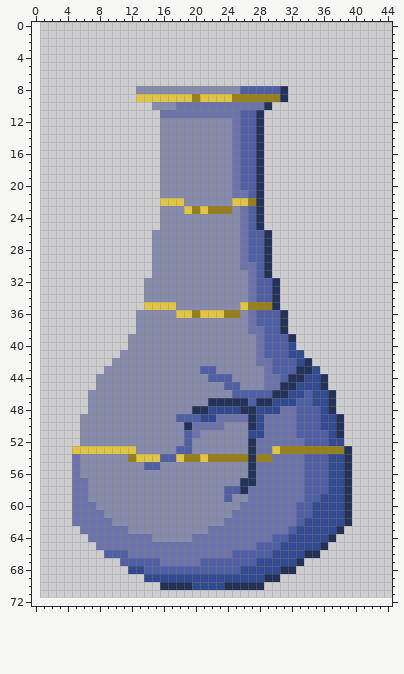
Edited in one commit: sprite sheet (Art_Assets/Vase.png). The picture above is the old version.
The file is 144x216 pixels, drawn in blocks of 3x3; one block is one cell here. The old version is drawn lined up with the new one, on the new canvas.
Once edited:
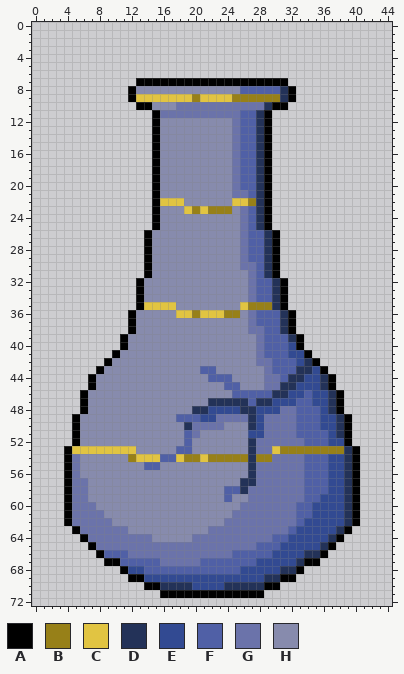
Palette (. is transparent): A #000000  B #978018  C #e1c442  D #233258  E #324a92  F #5060a6  G #6b73aa  H #878bad
The edit:
canvas 48x72 -> 45x73, the old top-left corner now at 1,0 (the part of the old canvas that was cut away was empty and is not shown)
@@ x 0..44 @@
  6 .............................................
- 7 .............................................
- 8 .............HHHHHHHHHHHHHFFFFFD.............
- 9 .............CCCCCCCBCCCCBBBBBBD.............
-10 ...............HHHGGGGGGGGGGGD...............
-11 ................GGGGGGGGGGFFD................
-12 ................HHHHHHHHHGFFD................
-13 ................HHHHHHHHHGFFD................
-14 ................HHHHHHHHHGFFD................
-15 ................HHHHHHHHHGFFD................
-16 ................HHHHHHHHHGFFD................
-17 ................HHHHHHHHHGFFD................
-18 ................HHHHHHHHHGFFD................
-19 ................HHHHHHHHHGFFD................
-20 ................HHHHHHHHHGFFD................
-21 ................HHHHHHHHHGGFD................
-22 ................CCCHHHHHHCCBD................
-23 ................HHHCBCBBBHGFD................
-24 ................HHHHHHHHHHGFD................
-25 ................HHHHHHHHHHGFD................
-26 ...............HHHHHHHHHHHGFFD...............
-27 ...............HHHHHHHHHHHGFFD...............
-28 ...............HHHHHHHHHHHGFFD...............
-29 ...............HHHHHHHHHHHGFFD...............
-30 ...............HHHHHHHHHHHGGFD...............
-31 ...............HHHHHHHHHHHHGFD...............
-32 ..............HHHHHHHHHHHHHGFFD..............
-33 ..............HHHHHHHHHHHHHGFFD..............
-34 ..............HHHHHHHHHHHHHGFFD..............
-35 ..............CCCCHHHHHHHHCBBBD..............
-36 .............HHHHHCCBCCCBBHGFFFD.............
-37 .............HHHHHHHHHHHHHHGFFFD.............
-38 .............HHHHHHHHHHHHHHGGFFD.............
-39 ............HHHHHHHHHHHHHHHHGFFFD............
-40 ............HHHHHHHHHHHHHHHHGFFFE............
-41 ...........HHHHHHHHHHHHHHHHHGFFFEE...........
-42 ..........HHHHHHHHHHHHHHHHHHGGFFFED..........
-43 .........HHHHHHHHHHHHFFHHHHHHGFFFDDE.........
-44 ........HHHHHHHHHHHHHHFFFHHHHGGFDDEED........
-45 ........HHHHHHHHHHHHHHHHFFHHHGGDDEEED........
-46 .......HHHHHHHHHHHHHHHHHHFFFFFDDEEFEED.......
-47 .......HHHHHHHHHHHHHHHDDDDDFDDEEEFFEED.......
-48 .......HHHHHHHHHHHHHDDEEEEDDEEEGGFFFED.......
-49 ......HHHHHHHHHHHHFFFEEGGGGDEGGGGFFFEED......
-50 ......HHHHHHHHHHHHHDGGGGHHHDEGGGGFFFEED......
-51 ......HHHHHHHHHHHHHFGHHHHHHEEGGGGFFFFED......
-52 ......HHHHHHHHHHHHHFHHHHHHHDGGGGGGFFFEE......
-53 .....CCCCCCCCHHHHHFFHHHHHHHDGGCBBBBBBBBD.....
-54 .....GHHHHHHBCCCFFCBBCBBBBBDBBGGGGFFFEED.....
-55 .....GHHHHHHHHFFHHHHHHHHHHHDGGGGGGFFFEED.....
-56 .....GHHHHHHHHHHHHHHHHHHHHHDGGGGGGFFFEED.....
-57 .....GGHHHHHHHHHHHHHHHHHHHDDGGGGGGFFFEED.....
-58 .....GGHHHHHHHHHHHHHHHHHFFDGGGGGGGFFFEED.....
-59 .....GGHHHHHHHHHHHHHHHHHFHHGGGGGGGFFEEED.....
-60 .....GGGHHHHHHHHHHHHHHHHHHGGGGGGGFFEEEED.....
-61 .....GGGGHHHHHHHHHHHHHHHHGGGGGGGGFFEEEED.....
-62 .....GGGGGHHHHHHHHHHHHHHGGGGGGGGGFEEEEED.....
-63 ......GGGGGGHHHHHHHHHHGGGGGGGGGGFEEEEED......
-64 .......GGGGGGGGHHHHHGGGGGGGGGGFFEEEEED.......
-65 ........GGGGGGGGGGGGGGGGGGGGFFFEEEEED........
-66 .........FFFGGGGGGGGGGGGGFFFFFEEEEDD.........
-67 ...........FFFFFGGGGGFFFFFFFEEEEED...........
-68 ............EEFFFFFFFFFFFFEEEEEDD............
-69 ..............EEEEEEEEEEEEEEEDD..............
-70 ................DDDDEEEEDDDDD................
-71 .............................................
+ 7 .............AAAAAAAAAAAAAAAAAAA.............
+ 8 ............AHHHHHHHHHHHHHFFFFFDA............
+ 9 ............ACCCCCCCBCCCCBBBBBBDA............
+10 .............AAHHHGGGGGGGGGGGDAA.............
+11 ...............AGGGGGGGGGGFFDA...............
+12 ...............AHHHHHHHHHGFFDA...............
+13 ...............AHHHHHHHHHGFFDA...............
+14 ...............AHHHHHHHHHGFFDA...............
+15 ...............AHHHHHHHHHGFFDA...............
+16 ...............AHHHHHHHHHGFFDA...............
+17 ...............AHHHHHHHHHGFFDA...............
+18 ...............AHHHHHHHHHGFFDA...............
+19 ...............AHHHHHHHHHGFFDA...............
+20 ...............AHHHHHHHHHGFFDA...............
+21 ...............AHHHHHHHHHGGFDA...............
+22 ...............ACCCHHHHHHCCBDA...............
+23 ...............AHHHCBCBBBHGFDA...............
+24 ...............AHHHHHHHHHHGFDA...............
+25 ...............AHHHHHHHHHHGFDA...............
+26 ..............AHHHHHHHHHHHGFFDA..............
+27 ..............AHHHHHHHHHHHGFFDA..............
+28 ..............AHHHHHHHHHHHGFFDA..............
+29 ..............AHHHHHHHHHHHGFFDA..............
+30 ..............AHHHHHHHHHHHGGFDA..............
+31 ..............AHHHHHHHHHHHHGFDA..............
+32 .............AHHHHHHHHHHHHHGFFDA.............
+33 .............AHHHHHHHHHHHHHGFFDA.............
+34 .............AHHHHHHHHHHHHHGFFDA.............
+35 .............ACCCCHHHHHHHHCBBBDA.............
+36 ............AHHHHHCCBCCCBBHGFFFDA............
+37 ............AHHHHHHHHHHHHHHGFFFDA............
+38 ............AHHHHHHHHHHHHHHGGFFDA............
+39 ...........AHHHHHHHHHHHHHHHHGFFFDA...........
+40 ...........AHHHHHHHHHHHHHHHHGFFFEA...........
+41 ..........AHHHHHHHHHHHHHHHHHGFFFEEA..........
+42 .........AHHHHHHHHHHHHHHHHHHGGFFFEDA.........
+43 ........AHHHHHHHHHHHHFFHHHHHHGFFFDDEA........
+44 .......AHHHHHHHHHHHHHHFFFHHHHGGFDDEEDA.......
+45 .......AHHHHHHHHHHHHHHHHFFHHHGGDDEEEDA.......
+46 ......AHHHHHHHHHHHHHHHHHHFFFFFDDEEFEEDA......
+47 ......AHHHHHHHHHHHHHHHDDDDDFDDEEEFFEEDA......
+48 ......AHHHHHHHHHHHHHDDEEEEDDEEEGGFFFEDA......
+49 .....AHHHHHHHHHHHHFFFEEGGGGDEGGGGFFFEEDA.....
+50 .....AHHHHHHHHHHHHHDGGGGHHHDEGGGGFFFEEDA.....
+51 .....AHHHHHHHHHHHHHFGHHHHHHEEGGGGFFFFEDA.....
+52 .....AHHHHHHHHHHHHHFHHHHHHHDGGGGGGFFFEEA.....
+53 ....ACCCCCCCCHHHHHFFHHHHHHHDGGCBBBBBBBBDA....
+54 ....AGHHHHHHBCCCFFCBBCBBBBBDBBGGGGFFFEEDA....
+55 ....AGHHHHHHHHFFHHHHHHHHHHHDGGGGGGFFFEEDA....
+56 ....AGHHHHHHHHHHHHHHHHHHHHHDGGGGGGFFFEEDA....
+57 ....AGGHHHHHHHHHHHHHHHHHHHDDGGGGGGFFFEEDA....
+58 ....AGGHHHHHHHHHHHHHHHHHFFDGGGGGGGFFFEEDA....
+59 ....AGGHHHHHHHHHHHHHHHHHFHHGGGGGGGFFEEEDA....
+60 ....AGGGHHHHHHHHHHHHHHHHHHGGGGGGGFFEEEEDA....
+61 ....AGGGGHHHHHHHHHHHHHHHHGGGGGGGGFFEEEEDA....
+62 ....AGGGGGHHHHHHHHHHHHHHGGGGGGGGGFEEEEEDA....
+63 .....AGGGGGGHHHHHHHHHHGGGGGGGGGGFEEEEEDA.....
+64 ......AGGGGGGGGHHHHHGGGGGGGGGGFFEEEEEDA......
+65 .......AGGGGGGGGGGGGGGGGGGGGFFFEEEEEDA.......
+66 ........AFFFGGGGGGGGGGGGGFFFFFEEEEDDA........
+67 .........AAFFFFFGGGGGFFFFFFFEEEEEDAA.........
+68 ...........AEEFFFFFFFFFFFFEEEEEDDA...........
+69 ............AAEEEEEEEEEEEEEEEDDAA............
+70 ..............AADDDDEEEEDDDDDAA..............
+71 ................AAAAAAAAAAAAA................
 72 .............................................
